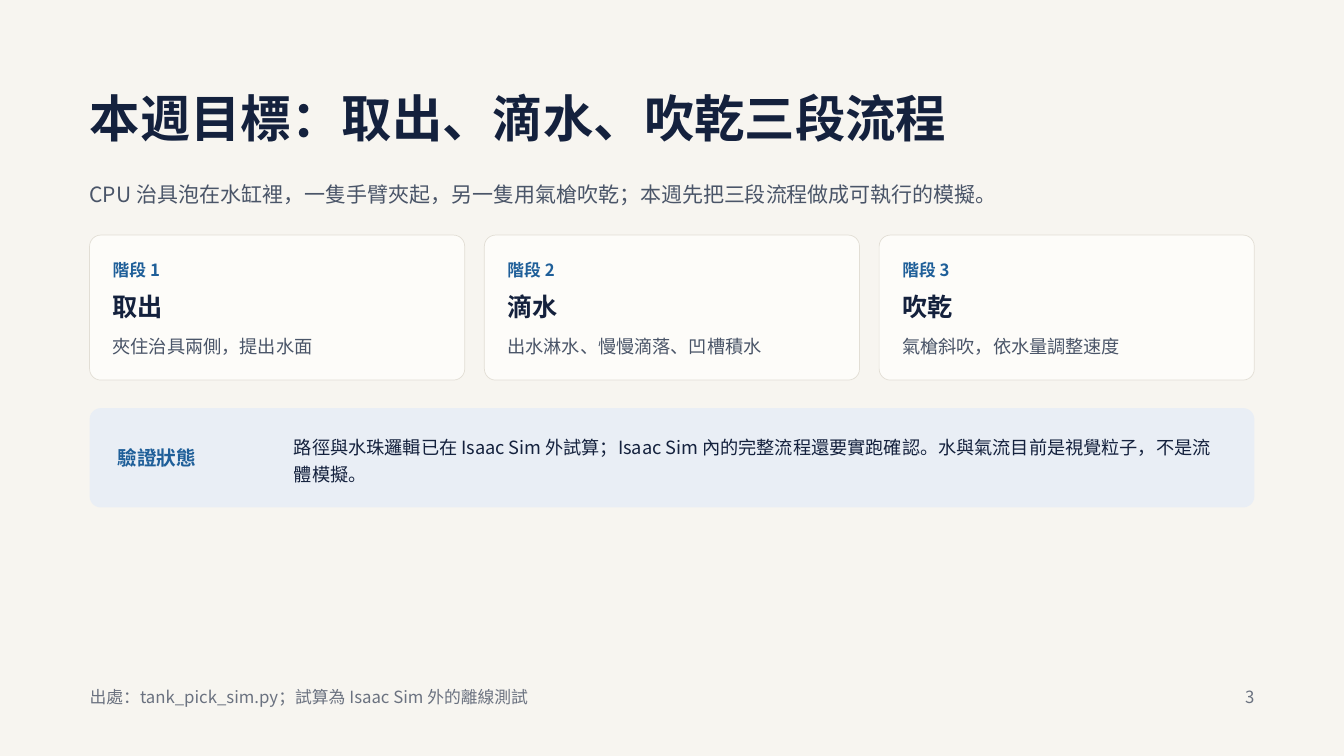
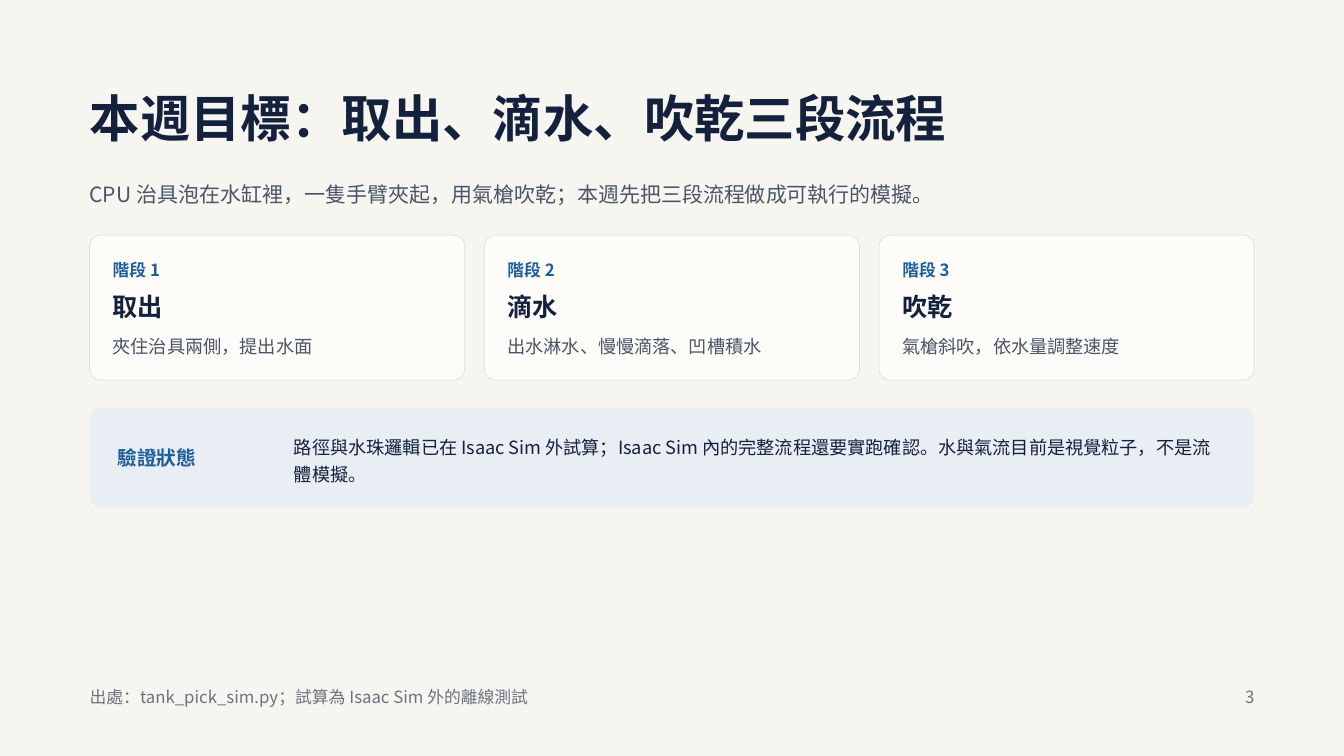
Before and after one commit to stanleylin9999/wafer, a slide deck: slide 3 of 週報/12_2026-11-13_週報.pptx. Drawn at 1344x756 pixels with LibreOffice and Linux fonts; fonts in the diff are those of the drawing. Boxes give left, top, right and bottom in pixels: in the first picture for what was removed or moved away, otherwise in the second. Text is boxed around its words. In the diff, an @@ line names an element or a change of style, - is before the commit and + after.

```diff
--- a/週報/12_2026-11-13_週報.pptx
+++ b/週報/12_2026-11-13_週報.pptx
@@ text at (90, 184, 934, 205): text changed @@
-CPU 治具泡在水缸裡，一隻手臂夾起，另一隻用氣槍吹乾；本週先把三段流程做成可執行的模擬。
+CPU 治具泡在水缸裡，一隻手臂夾起，用氣槍吹乾；本週先把三段流程做成可執行的模擬。
```
Also in this commit, not shown: 4 other slides changed, 2 slides removed.
